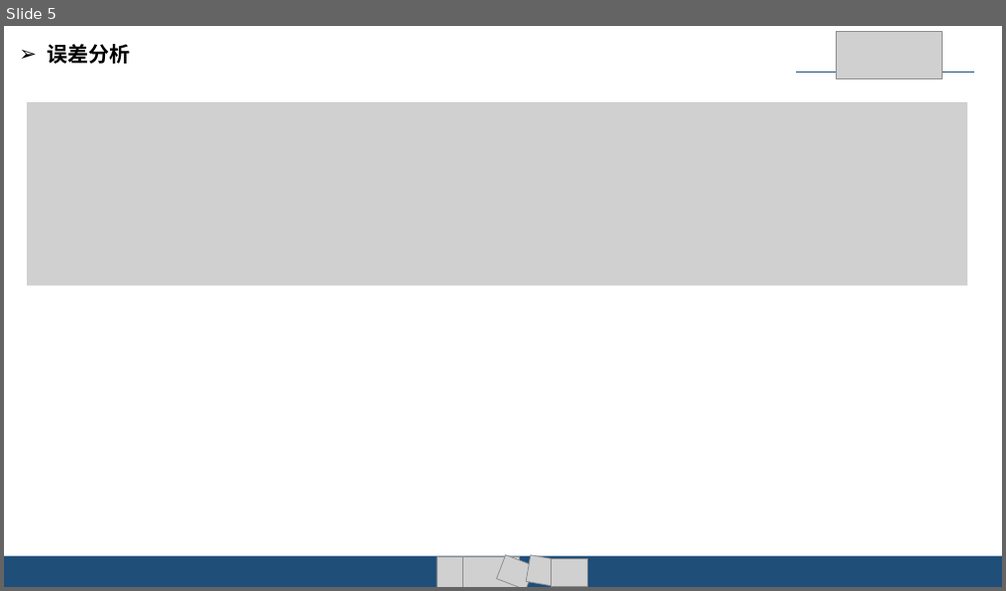
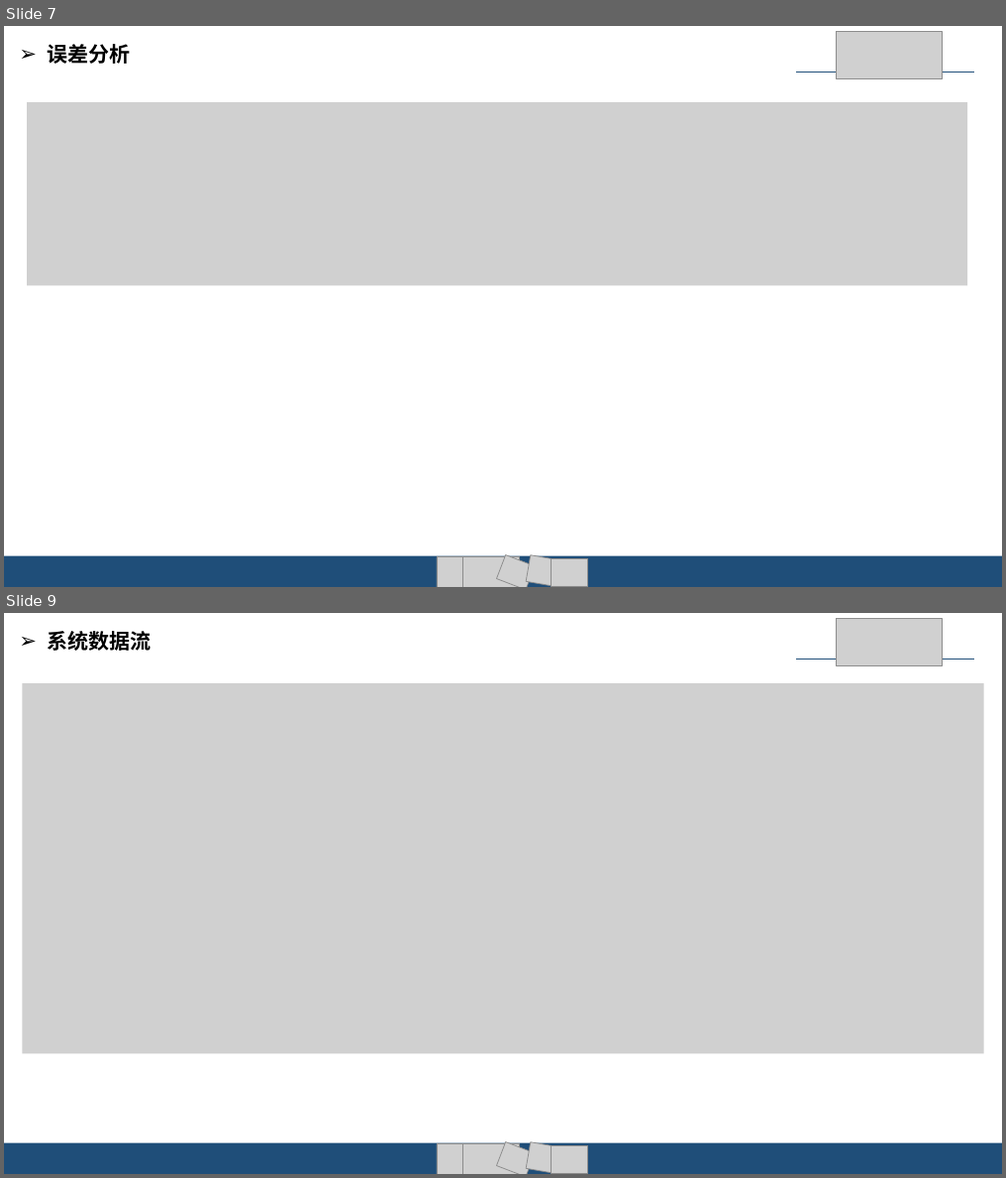
Before and after one commit to qcjjsyx/Graduation-Project, a slide deck: graduation-project/汇报/矩阵求逆汇报.pptx. Shown one above the other, each under a label of ours: slide 5 before the commit, slides 7 and 9 after it; the slides between them are not shown. The pictures are 1006x591 and 1006x1178 pixels, drawn with LibreOffice and Linux fonts; fonts in the diff are those of the drawing; grey boxes stand for pictures; background and template pictures are left out. Boxes give left, top, right and bottom in pixels: in the first picture for what was removed or moved away, otherwise in the second. Text is boxed around its words. In the diff, an @@ line names an element or a change of style, - is before the commit and + after.

```diff
--- a/graduation-project/汇报/矩阵求逆汇报.pptx
+++ b/graduation-project/汇报/矩阵求逆汇报.pptx
@@ slide 9 added at (4, 613, 1002, 1174), background picture (left out) @@
@@ title added at (48, 631, 152, 651), 20 pt, text #000000, bold @@
+➢ 系统数据流
@@ picture added at (837, 618, 943, 666) @@
@@ line added from (796, 659) to (975, 659), #1F4E79 1.25 pt @@
@@ picture added at (22, 683, 984, 1054) @@
@@ rectangle added at (4, 1143, 1002, 1174), fill #1F4E79 @@
@@ group added at (437, 1142, 588, 1174): 5 pictures @@
@@ what was slide 5 is now slide 7 @@
```
Also in this commit, not shown: 1 slide changed, 3 other slides added, 41 other files.
